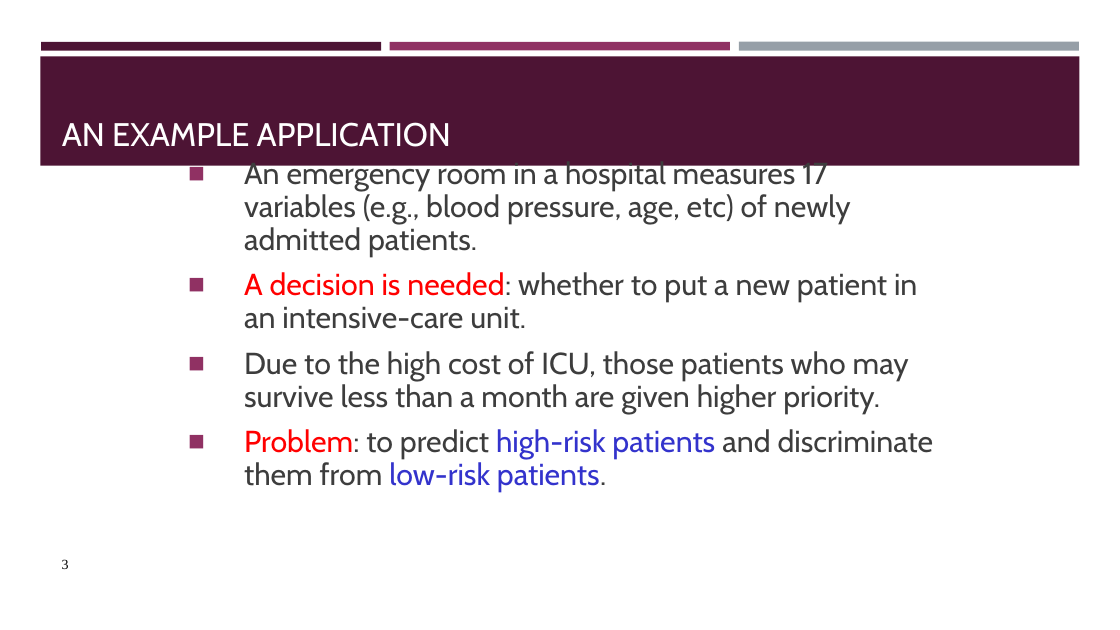
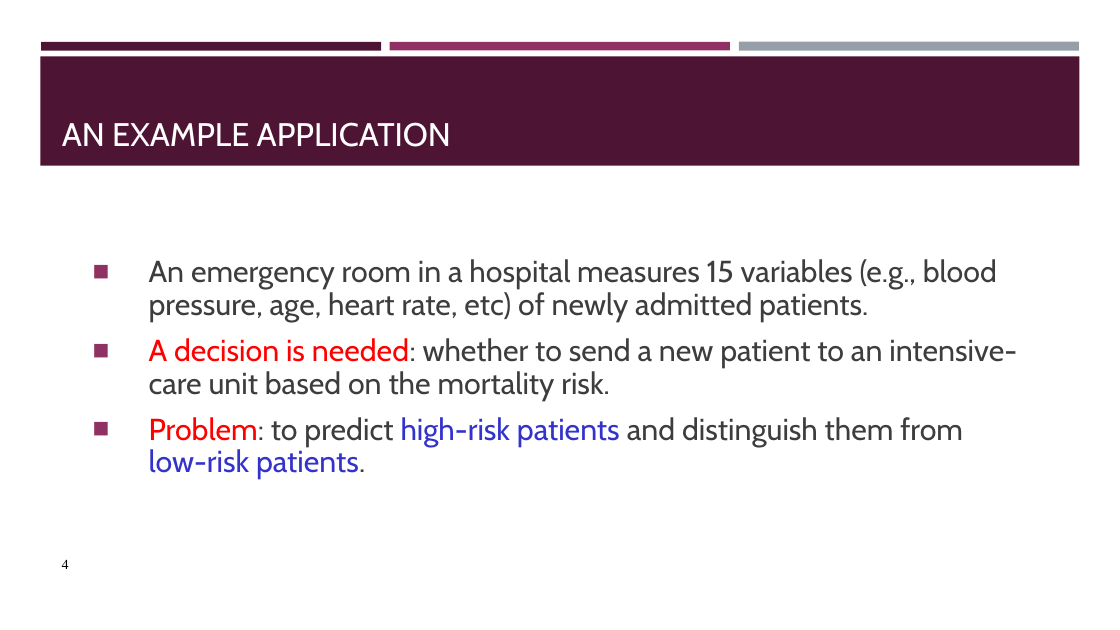
Before and after one commit to BeiyuLinCS/beiyulin.github.io, a slide deck: slide 4 of teach/spring_21/behavior_modeling/week6_supervised.pptx (slide 3 before the commit). Drawn at 1120x630 pixels with LibreOffice and Linux fonts; fonts in the diff are those of the drawing. Boxes give left, top, right and bottom in pixels: in the first picture for what was removed or moved away, otherwise in the second. Text is boxed around its words. In the diff, an @@ line names an element or a change of style, - is before the commit and + after.

```diff
--- a/teach/spring_21/behavior_modeling/week6_supervised.pptx
+++ b/teach/spring_21/behavior_modeling/week6_supervised.pptx
@@ text at bbox=[149, 259, 1017, 480]: text changed @@
-■ An emergency room in a hospital measures 17 variables (e.g., blood pressure, age, etc) of newly admitted patients.
-■ A decision is needed: whether to put a new patient in an intensive-care unit.
-■ Due to the high cost of ICU, those patients who may survive less than a month are given higher priority.
-■ Problem: to predict high-risk patients and discriminate them from low-risk patients.
+■ An emergency room in a hospital measures 15 variables (e.g., blood pressure, age, heart rate, etc) of newly admitted patients.
+■ A decision is needed: whether to send a new patient to an intensive-care unit based on the mortality risk.
+■ Problem: to predict high-risk patients and distinguish them from low-risk patients.
@@ page number at bbox=[62, 559, 69, 569]: text changed @@
-3
+4
```
Also in this commit, not shown: 25 other slides changed, 1 slide added, 31 slides removed, 4 other files.
